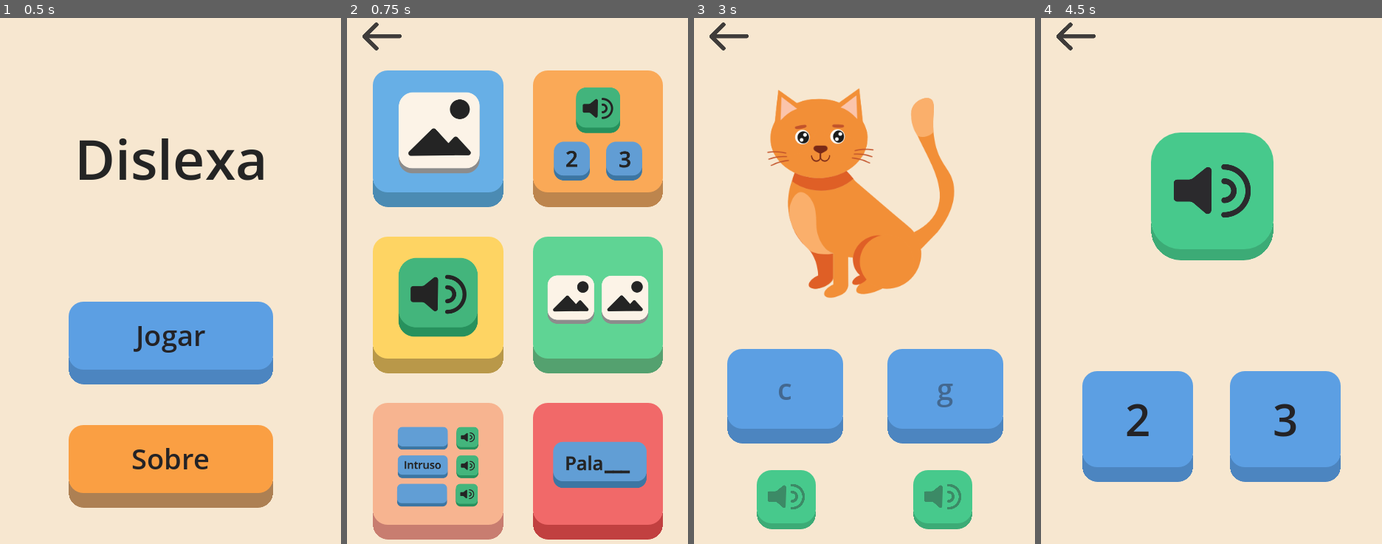
Above: before the commit, frames 1-4 (left to right).
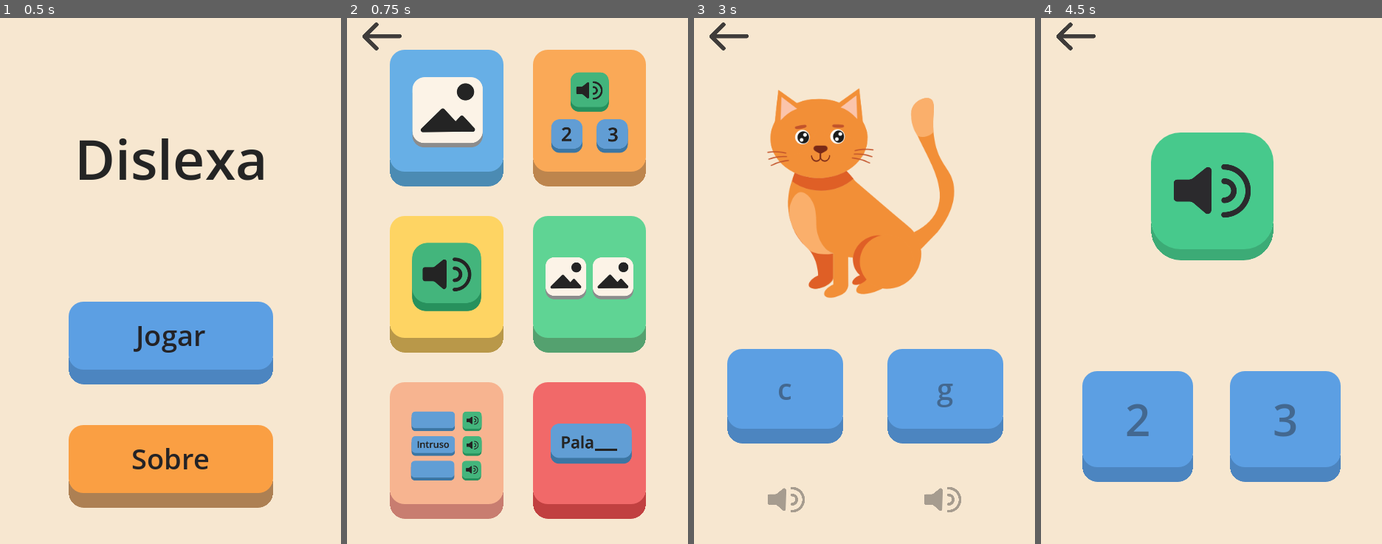
Above: after the commit, the same moments.

Repository: marta-rebelo/App-tese
Game: Godot game, scene res://menu.tscn
Two runs of this game, one before a commit and one after it. Both use one fixed random seed, a clock stepped at 60 frames per second and the inputs below.
Inputs (mouse positions are in pixels of both pictures, inside the frame that each line leads up to; where the layout moved, square brackets give the same spot in the first picture):
- Up to frame 1 (0.5 s): no input
- Up to frame 2 (0.75 s): click "Jogar" at 0.5 s
- Up to frame 3 (3 s): click (728, 39) at 1.25 s; click "Jogar" at 2 s; click (792, 117) [786, 138] at 2.75 s
- Up to frame 4 (4.5 s): click (1075, 39) at 3.5 s; click (1283, 117) [1293, 138] at 4.25 s

Frame 1 is identical in both runs. In frame 2, 47% of the frame differs, in the area x 7-93%, y 6-100%; in frame 3, 3.7%; in frame 4, 0.4%.

Commit message:
versão 0.91

Diff:
--- /dev/null
+++ b/Images/GOLA.svg
@@ -0,0 +1,25 @@
+<?xml version="1.0" encoding="utf-8"?>
+<!-- Generator: Adobe Illustrator 25.1.0, SVG Export Plug-In . SVG Version: 6.00 Build 0)  -->
+<svg version="1.1" id="Layer_1" xmlns="http://www.w3.org/2000/svg" xmlns:xlink="http://www.w3.org/1999/xlink" x="0px" y="0px"
+	 viewBox="0 0 595.3 487.1" style="enable-background:new 0 0 595.3 487.1;" xml:space="preserve">
+<style type="text/css">
+	.st0{fill:#59595B;}
+	.st1{fill:#4C4C4D;}
+	.st2{fill:#6D6E71;}
+	.st3{fill:#80B7B8;}
+</style>
+<path class="st0" d="M316.6,285.7c10.6-3.3,73.4-24.3,105.9-91.5c32.5-67.3,9.8-129.7,5.9-140c-75.3-12.2-151.9-13.1-230-1.1
+	c-3.5,8.7-31.3,81,10.1,152.2C244.1,266.6,305.3,282.9,316.6,285.7z"/>
+<path class="st1" d="M311.5,289.2c88.2,10,150-20.7,155.9-55.8c4.4-26.1-22.4-52.5-36-64.3c-25.3-10.3-67.9-23.6-121.6-21.7
+	c-14.2,0.5-61,3.2-115.1,28.1c-34.3,15.8-69.4,32-68.9,49.5C126.3,241.4,157.8,264.4,311.5,289.2z"/>
+<path class="st2" d="M333.5,434.8H293c-1.9,0-3.4-1.5-3.4-3.4V289.6c0-1.9,1.5-3.4,3.4-3.4h40.5c1.9,0,3.4,1.5,3.4,3.4v141.8
+	C336.8,433.3,335.3,434.8,333.5,434.8z"/>
+<path class="st2" d="M200,351.7c2.1,1.3,4.9,0.3,5.8-2c4-10.2,14.1-30,36.4-44.2c28.5-18.2,57.4-14.5,64.6-13.4
+	c-93.5-55.4-133.6-133.4-108.4-238.9c-17.6,7.6-46.6,22.8-73.9,51.7c-22.9,24.3-35.9,49-43.3,66.3c-1.4,3.3-1.8,7-1.1,10.5
+	c5,25.8,18,71.3,54.2,114.6C157.1,323.5,181.6,341,200,351.7z"/>
+<path class="st2" d="M426.4,351.7c-2.2,1.3-4.9,0.3-5.8-2c-4.1-10.2-14.1-30-36.4-44.2c-28.5-18.2-57.4-14.5-64.6-13.4
+	c14.3-6.8,69.3-34.7,98.7-100.7c28.5-63.9,14.4-121.5,10-137.2c8.9,3.5,20.5,8.8,33,16.8c19.6,12.4,32,24.8,40.6,33.9
+	c23.1,24.4,36.1,49.4,43.4,66.7c1.3,3.1,1.6,6.5,1,9.7c-5,25.7-17.8,71.5-54.3,115C469.3,323.5,444.8,340.9,426.4,351.7z"/>
+<circle class="st3" cx="313.2" cy="326.6" r="15.2"/>
+<circle class="st3" cx="313.2" cy="385.1" r="15.2"/>
+</svg>
--- /dev/null
+++ b/Images/NOTA.svg
@@ -0,0 +1,27 @@
+<?xml version="1.0" encoding="utf-8"?>
+<!-- Generator: Adobe Illustrator 25.1.0, SVG Export Plug-In . SVG Version: 6.00 Build 0)  -->
+<svg version="1.1" id="Layer_1" xmlns="http://www.w3.org/2000/svg" xmlns:xlink="http://www.w3.org/1999/xlink" x="0px" y="0px"
+	 viewBox="0 0 396.8 232.3" style="enable-background:new 0 0 396.8 232.3;" xml:space="preserve">
+<style type="text/css">
+	.st0{fill:#3E896A;}
+	.st1{fill:#48A987;}
+	.st2{fill:none;stroke:#F4CE7D;stroke-width:15;stroke-miterlimit:10;}
+	.st3{fill:#F4CE7D;}
+</style>
+<rect x="27.3" y="25.5" class="st0" width="341.4" height="180.3"/>
+<rect x="38.2" y="38.6" class="st1" width="319.1" height="157.2"/>
+<path class="st2" d="M225.1,83.8c-50.8,0.8-50.8,70.5,0,71.4C275.9,154.3,275.9,84.6,225.1,83.8z"/>
+<rect x="225.1" y="68.3" class="st1" width="53.3" height="101.5"/>
+<rect x="171.6" y="108.5" class="st3" width="50" height="7.1"/>
+<path class="st0" d="M56,202.1c0,1.2-0.1,2.5-0.3,3.7H27.3v-26.1c1.8-0.4,3.6-0.7,5.5-0.7C45.6,179,56,189.4,56,202.1z"/>
+<path class="st0" d="M31,54.2c-1.2,0-2.5-0.1-3.7-0.3V25.5h26.1c0.4,1.8,0.7,3.6,0.7,5.5C54.1,43.8,43.8,54.2,31,54.2z"/>
+<path class="st0" d="M339.4,30.1c0-1.2,0.1-2.5,0.3-3.7l28.4,0v26.1c-1.8,0.4-3.6,0.7-5.5,0.7C349.7,53.3,339.4,42.9,339.4,30.1z"/>
+<path class="st0" d="M363.4,174.3c1.2,0,2.5,0.1,3.7,0.3v28.4H341c-0.4-1.8-0.7-3.6-0.7-5.5C340.3,184.6,350.7,174.3,363.4,174.3z"
+	/>
+<rect x="171.6" y="122.9" class="st3" width="50" height="7.1"/>
+<path class="st0" d="M70.5,200.3c0,1.9-0.2,3.7-0.4,5.5H27.3v-39.4c2.7-0.7,5.5-1,8.3-1C54.9,165.4,70.5,181,70.5,200.3z"/>
+<path class="st0" d="M32.8,68.7c-1.9,0-3.7-0.2-5.5-0.4V25.5h39.4c0.7,2.7,1,5.5,1,8.3C67.7,53.1,52.1,68.7,32.8,68.7z"/>
+<path class="st0" d="M325.5,32c0-1.9,0.2-3.7,0.4-5.5l42.8,0l0,39.4c-2.7,0.7-5.5,1-8.3,1C341.1,66.9,325.5,51.3,325.5,32z"/>
+<path class="st0" d="M363.2,162.1c1.9,0,3.7,0.2,5.5,0.4l0,42.8l-39.4,0c-0.7-2.7-1-5.5-1-8.3C328.3,177.7,343.9,162.1,363.2,162.1z
+	"/>
+</svg>
--- a/Resources/Jogo 6/jogo6.tres
+++ b/Resources/Jogo 6/jogo6.tres
@@ -1,10 +1,12 @@
-[gd_resource type="Resource" script_class="GameType" load_steps=5 format=3 uid="uid://dvnu52u5tloq0"]
+[gd_resource type="Resource" script_class="GameType" load_steps=7 format=3 uid="uid://dvnu52u5tloq0"]
 
 [ext_resource type="Script" path="res://Scripts/Recursos/tipo_de_jogo.gd" id="1_a5t3m"]
 [ext_resource type="Resource" uid="uid://dowqp7tmqd7ad" path="res://Resources/Jogo 6/Perguntas/carta.tres" id="3_kgb7s"]
 [ext_resource type="Resource" uid="uid://hm1474go1k7d" path="res://Resources/Jogo 6/Perguntas/Pedro.tres" id="4_wy2hu"]
+[ext_resource type="Resource" uid="uid://bob5yqto8f0ul" path="res://Resources/Jogo 6/Perguntas/broca.tres" id="5_3iy3s"]
+[ext_resource type="Resource" uid="uid://bombfiu5dbxtk" path="res://Resources/Jogo 6/Perguntas/porta.tres" id="6_jnt21"]
 [ext_resource type="Resource" uid="uid://c2ljx6xaoxqth" path="res://Resources/Jogo 6/Perguntas/problema.tres" id="7_nvil4"]
 
 [resource]
 script = ExtResource("1_a5t3m")
-type = Array[Resource("res://Scripts/Recursos/perguntas.gd")]([ExtResource("4_wy2hu"), ExtResource("3_kgb7s"), ExtResource("7_nvil4")])
+type = Array[Resource("res://Scripts/Recursos/perguntas.gd")]([ExtResource("4_wy2hu"), ExtResource("3_kgb7s"), ExtResource("7_nvil4"), ExtResource("5_3iy3s"), ExtResource("6_jnt21")])
--- a/Scenes/Jogos/jogo2.tscn
+++ b/Scenes/Jogos/jogo2.tscn
@@ -60,6 +60,7 @@
 theme_override_styles/panel = SubResource("StyleBoxFlat_dqjss")
 
 [node name="AudioStreamPlayer" type="AudioStreamPlayer" parent="Jogo 1/VBoxContainer/ImageHolder"]
+volume_db = 1.0
 
 [node name="imagem do audio" type="TextureRect" parent="Jogo 1/VBoxContainer/ImageHolder"]
 visible = false
@@ -211,7 +212,36 @@
 [node name="Parabéns" type="AudioStreamPlayer" parent="."]
 stream = ExtResource("11_ub3ue")
 
+[node name="ColorRect" type="ColorRect" parent="."]
+visible = false
+anchors_preset = -1
+anchor_top = 0.57
+anchor_right = 1.008
+anchor_bottom = 1.0
+offset_top = -3.05176e-05
+offset_right = 0.160004
+offset_bottom = -3.0
+color = Color(0.968627, 0.905882, 0.815686, 1)
+
+[node name="Button" type="Button" parent="ColorRect"]
+layout_mode = 1
+anchors_preset = 8
+anchor_left = 0.5
+anchor_top = 0.5
+anchor_right = 0.5
+anchor_bottom = 0.5
+offset_left = -239.0
+offset_top = -140.5
+offset_right = 239.0
+offset_bottom = 171.5
+grow_horizontal = 2
+grow_vertical = 2
+theme = ExtResource("4_1qkvh")
+theme_override_font_sizes/font_size = 40
+text = "Saltar"
+
 [connection signal="pressed" from="Jogo 1/VBoxContainer/ImageHolder/Audio" to="." method="_on_audio_pressed"]
 [connection signal="pressed" from="Jogo 1/voltar" to="." method="_on_voltar_pressed"]
 [connection signal="pressed" from="Jogo 1/ColorRect/VBoxContainer/jogar" to="." method="_on_jogar_pressed"]
 [connection signal="pressed" from="Jogo 1/ColorRect/VBoxContainer/menu" to="." method="_on_menu_pressed"]
+[connection signal="timeout" from="Timer" to="." method="_on_timer_timeout"]
--- a/Scenes/Jogos/jogo3.tscn
+++ b/Scenes/Jogos/jogo3.tscn
@@ -202,7 +202,7 @@
 stream = ExtResource("9_81lci")
 
 [node name="Timer" type="Timer" parent="."]
-wait_time = 5.0
+wait_time = 4.0
 one_shot = true
 
 [node name="Parabéns" type="AudioStreamPlayer" parent="."]
@@ -212,3 +212,4 @@
 [connection signal="pressed" from="Jogo 1/voltar" to="." method="_on_voltar_pressed"]
 [connection signal="pressed" from="Jogo 1/ColorRect/VBoxContainer/jogar" to="." method="_on_jogar_pressed"]
 [connection signal="pressed" from="Jogo 1/ColorRect/VBoxContainer/menu" to="." method="_on_menu_pressed"]
+[connection signal="timeout" from="Timer" to="." method="_on_timer_timeout"]
--- a/Scenes/Jogos/jogo4.tscn
+++ b/Scenes/Jogos/jogo4.tscn
@@ -149,6 +149,7 @@
 theme = ExtResource("4_ks6qt")
 theme_override_font_sizes/font_size = 30
 icon = ExtResource("5_dxi76")
+icon_alignment = 1
 expand_icon = true
 
 [node name="audio1" type="Button" parent="Control"]
@@ -282,8 +283,11 @@
 [node name="Parabéns" type="AudioStreamPlayer" parent="."]
 stream = ExtResource("11_02847")
 
+[node name="Fonema" type="AudioStreamPlayer" parent="."]
+
 [connection signal="pressed" from="Control/audio 2" to="." method="_on_audio_2_pressed"]
 [connection signal="pressed" from="Control/audio1" to="." method="_on_audio_1_pressed"]
 [connection signal="pressed" from="Control/voltar" to="." method="_on_voltar_pressed"]
 [connection signal="pressed" from="Control/ColorRect/VBoxContainer/jogar" to="." method="_on_jogar_pressed"]
 [connection signal="pressed" from="Control/ColorRect/VBoxContainer/menu" to="." method="_on_menu_pressed"]
+[connection signal="timeout" from="Timer" to="." method="_on_timer_timeout"]
--- a/Scenes/Jogos/jogo6.tscn
+++ b/Scenes/Jogos/jogo6.tscn
@@ -180,3 +180,4 @@
 [connection signal="pressed" from="Control/voltar" to="." method="_on_voltar_pressed"]
 [connection signal="pressed" from="Control/ColorRect/VBoxContainer/jogar" to="." method="_on_jogar_pressed"]
 [connection signal="pressed" from="Control/ColorRect/VBoxContainer/menu" to="." method="_on_menu_pressed"]
+[connection signal="timeout" from="Timer" to="." method="_on_timer_timeout"]
--- a/Scenes/selecionar_jogo.tscn
+++ b/Scenes/selecionar_jogo.tscn
@@ -115,10 +115,10 @@
 anchor_top = 0.5
 anchor_right = 0.5
 anchor_bottom = 0.5
-offset_left = -196.0
-offset_top = -291.0
-offset_right = 197.0
-offset_bottom = 348.0
+offset_left = -173.5
+offset_top = -319.5
+offset_right = 173.5
+offset_bottom = 319.5
 grow_horizontal = 2
 grow_vertical = 2
 
@@ -150,7 +150,6 @@
 
 [node name="jogo 2" type="Button" parent="VBoxContainer/GridContainer"]
 layout_mode = 2
-size_flags_horizontal = 3
 size_flags_vertical = 3
 theme = ExtResource("3_hlyo0")
 theme_override_font_sizes/font_size = 40
--- a/Scripts/Scenes/Jogos/jogo1_controller.gd
+++ b/Scripts/Scenes/Jogos/jogo1_controller.gd
@@ -117,13 +117,15 @@
 	$"Control/Início".hide()
 	$"Control/Início/Instruções".stop()
 	question_audio.stream = current_game.question_audio
-	await get_tree().create_timer(0.25).timeout
+
 #	question_audio.play()
 
 
 
 
 func _on_timer_timeout():
+	question_audio.play()
+	await get_tree().create_timer(0.5).timeout
 	for i in buttons.size():
 		buttons[i].disabled = false
 	$Control/audio1.disabled = false
--- a/Scripts/Scenes/Jogos/jogo2_controller.gd
+++ b/Scripts/Scenes/Jogos/jogo2_controller.gd
@@ -19,18 +19,26 @@
 	load_game()
 
 func load_game() -> void:
+	if index == 0:
+
+#		await get_tree().create_timer(1).timeout
+		$"Instrucoes".play()
+		$Timer.start()
+
+	var options = current_game.options
+	question_audio.stream = current_game.question_audio
+	if index >= 1:
+		question_audio.play()
 
 
-	question_audio.stream = current_game.question_audio
-	question_audio.play()
-
-	var options = current_game.options
 
 #	options.shuffle()
 
 	for i in buttons.size():
 		buttons[i].text = options[i]
 		buttons [i].pressed.connect(_buttons_answer.bind(buttons[i]))
+		if index == 0:
+			buttons[i].disabled = true
 
 func _buttons_answer(button) -> void:
 
@@ -75,3 +83,9 @@
 
 func _on_voltar_pressed():
 	get_tree().change_scene_to_file("res://Scenes/selecionar_jogo.tscn")
+
+func _on_timer_timeout():
+	question_audio.play()
+	await get_tree().create_timer(0.5).timeout
+	for i in buttons.size():
+		buttons[i].disabled = false
--- a/Scripts/Scenes/Jogos/jogo3_controller.gd
+++ b/Scripts/Scenes/Jogos/jogo3_controller.gd
@@ -19,10 +19,15 @@
 	load_game()
 
 func load_game() -> void:
+	if index == 0:
 
+#		await get_tree().create_timer(1).timeout
+		$"Jogo 1/Instrucoes".play()
+		$Timer.start()
 
 	question_audio.stream = current_game.question_audio
-	question_audio.play()
+	if index >= 1:
+		question_audio.play()
 
 	var options = current_game.options
 
@@ -31,6 +36,8 @@
 	for i in buttons.size():
 		buttons[i].text = options[i]
 		buttons [i].pressed.connect(_buttons_answer.bind(buttons[i]))
+		if index == 0:
+			buttons[i].disabled = true
 
 func _buttons_answer(button) -> void:
 
@@ -76,3 +83,8 @@
 
 func _on_voltar_pressed():
 	get_tree().change_scene_to_file("res://Scenes/selecionar_jogo.tscn")
+
+func _on_timer_timeout():
+	for i in buttons.size():
+		buttons[i].disabled = false
+	question_audio.play()
--- a/Scripts/Scenes/Jogos/jogo4_controller.gd
+++ b/Scripts/Scenes/Jogos/jogo4_controller.gd
@@ -12,6 +12,7 @@
 @onready var texto_das_perguntas = $"Control/perguntas/texto das perguntas"
 @onready var options_audio1: AudioStreamPlayer = $"Control/AudioStreamPlayer"
 @onready var options_audio2: AudioStreamPlayer = $"Control/AudioStreamPlayer2"
+@onready var question_audio: AudioStreamPlayer = $Fonema
 
 func _ready() -> void:
 	for button in $Control/respostas.get_children():
@@ -27,9 +28,19 @@
 	var options = current_game.options
 	var gameoptions_image = current_game.options_image
 
+	if index == 0:
+		$Control/audio1.disabled = true
+		$"Control/audio 2".disabled = true
+#		await get_tree().create_timer(1).timeout
+		$"Control/Instrucoes".play()
+		$Timer.start()
+
 	options_audio1.stream = current_game.options_audio1
 	options_audio2.stream = current_game.options_audio2
 
+	question_audio.stream = current_game.question_audio
+	if index >= 1:
+		question_audio.play()
 
 #	options.shuffle()
 
@@ -37,7 +48,8 @@
 		buttons[i].text = options[i]
 		buttons[i].get_child(0).texture = gameoptions_image[i]
 		buttons [i].pressed.connect(_buttons_answer.bind(buttons[i]))
-
+		if index == 0:
+			buttons[i].disabled = true
 
 func _buttons_answer(button) -> void:
 	if current_game.correct == button.text:
@@ -90,3 +102,10 @@
 
 func _on_voltar_pressed():
 	get_tree().change_scene_to_file("res://Scenes/selecionar_jogo.tscn")
+
+func _on_timer_timeout():
+	for i in buttons.size():
+		buttons[i].disabled = false
+	$Control/audio1.disabled = false
+	$"Control/audio 2".disabled = false
+	question_audio.play()
--- a/Scripts/Scenes/Jogos/jogo5_controller.gd
+++ b/Scripts/Scenes/Jogos/jogo5_controller.gd
@@ -30,7 +30,7 @@
 		$"Control/respostas2/audio 2".disabled = true
 		$"Control/respostas2/audio 3".disabled = true
 		$"Control/respostas2/audio 4".disabled = true
-		$"Control/Instruções".play()
+		$"Control/Instrucoes".play()
 		$Timer.start()
 	texto_das_perguntas.text = current_game.question_info
 	var options = current_game.options
@@ -70,7 +70,7 @@
 	for bt in buttons:
 		bt.modulate=Color.WHITE
 	index +=1
-	if index >= 3:
+	if index >= 2:
 		_game_over()
 	else:
 		load_game()
@@ -107,5 +107,7 @@
 func _on_timer_timeout():
 	for i in buttons.size():
 		buttons[i].disabled = false
-	$Control/audio1.disabled = false
-	$"Control/audio 2".disabled = false
+	$Control/respostas2/audio1.disabled = false
+	$"Control/respostas2/audio 2".disabled = false
+	$"Control/respostas2/audio 3".disabled = false
+	$"Control/respostas2/audio 4".disabled = false
--- a/Scripts/Scenes/Jogos/jogo6_controller.gd
+++ b/Scripts/Scenes/Jogos/jogo6_controller.gd
@@ -8,7 +8,7 @@
 var current_game: GameQuestion:
 	get: return game.type[index]
 
-@onready var texto_das_perguntas = $"Control/perguntas/texto das perguntas"
+@onready var texto_das_perguntas: Label = $"Control/perguntas/texto das perguntas"
 @onready var question_audio: AudioStreamPlayer = $Palavra
 
 func _ready() -> void:
@@ -20,10 +20,14 @@
 	load_game()
 
 func load_game() -> void:
+	if index == 0:
+		$Instrucoes.play()
+		$Timer.start()
 
 	texto_das_perguntas.text = current_game.question_info
 	question_audio.stream = current_game.question_audio
-	question_audio.play()
+	if index >= 1:
+		question_audio.play()
 
 	var options = current_game.options
 	options.shuffle()
@@ -31,7 +35,8 @@
 	for i in buttons.size():
 		buttons[i].text = options[i]
 		buttons [i].pressed.connect(_buttons_answer.bind(buttons[i]))
-
+		if index == 0:
+			buttons[i].disabled = true
 
 
 func _buttons_answer(button) -> void:
@@ -72,3 +77,8 @@
 
 func _on_voltar_pressed():
 	get_tree().change_scene_to_file("res://Scenes/selecionar_jogo.tscn")
+
+func _on_timer_timeout():
+	for i in buttons.size():
+		buttons[i].disabled = false
+	question_audio.play()
--- a/themes/botaoaudiopequeno.tres
+++ b/themes/botaoaudiopequeno.tres
@@ -1,13 +1,7 @@
 [gd_resource type="Theme" load_steps=6 format=3 uid="uid://dduwhxbgsqkts"]
 
-[sub_resource type="StyleBoxFlat" id="StyleBoxFlat_baojc"]
-bg_color = Color(0.278431, 0.788235, 0.54902, 1)
-border_width_bottom = 8
-border_color = Color(0.235294, 0.670588, 0.462745, 1)
-corner_radius_top_left = 20
-corner_radius_top_right = 20
-corner_radius_bottom_right = 20
-corner_radius_bottom_left = 20
+[sub_resource type="StyleBoxFlat" id="StyleBoxFlat_6vaog"]
+draw_center = false
 
 [sub_resource type="StyleBoxEmpty" id="StyleBoxEmpty_sv7qa"]
 
@@ -39,7 +33,7 @@
 corner_radius_bottom_left = 20
 
 [resource]
-Button/styles/disabled = SubResource("StyleBoxFlat_baojc")
+Button/styles/disabled = SubResource("StyleBoxFlat_6vaog")
 Button/styles/focus = SubResource("StyleBoxEmpty_sv7qa")
 Button/styles/hover = SubResource("StyleBoxFlat_yupho")
 Button/styles/normal = SubResource("StyleBoxFlat_tpiqt")
Not shown, added: Images/GOLA.svg.import
Not shown, added: Images/NOTA.svg.import
Not shown, changed: Audio/Jogo 1/G.wav
Not shown, changed: Audio/Jogo 2/escola.wav
Not shown, changed: Audio/Jogo 2/janela.wav
Not shown, changed: Audio/Jogo 2/rapaz.wav
Not shown, changed: Audio/Jogo 3/mao.wav
